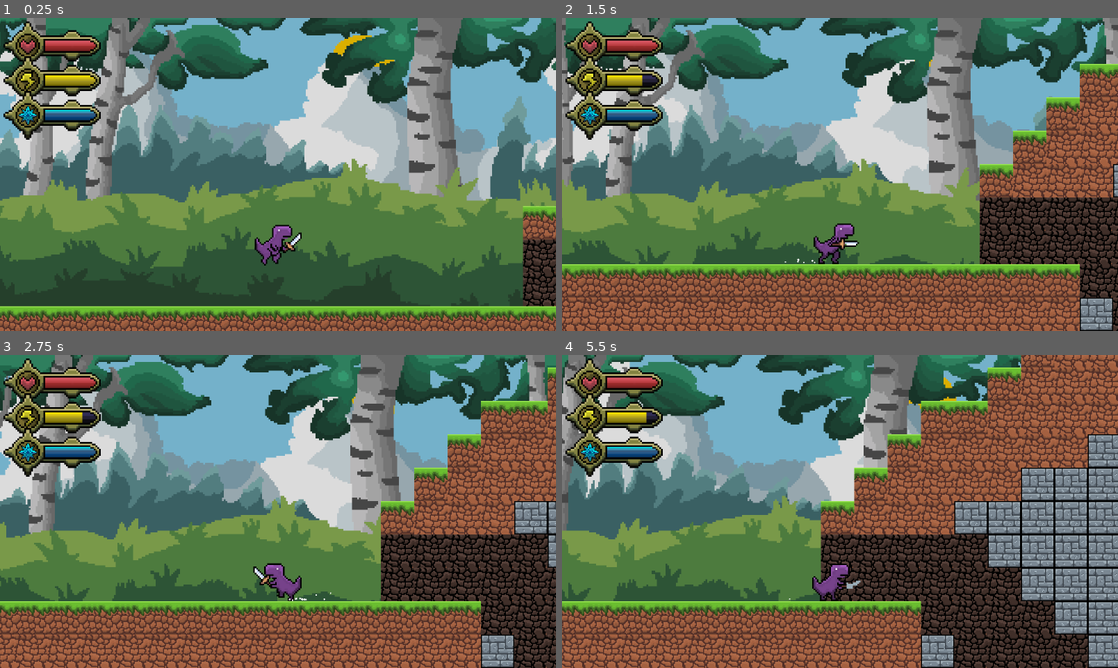
Above: before the commit, frames 1-4 (two rows, left to right).
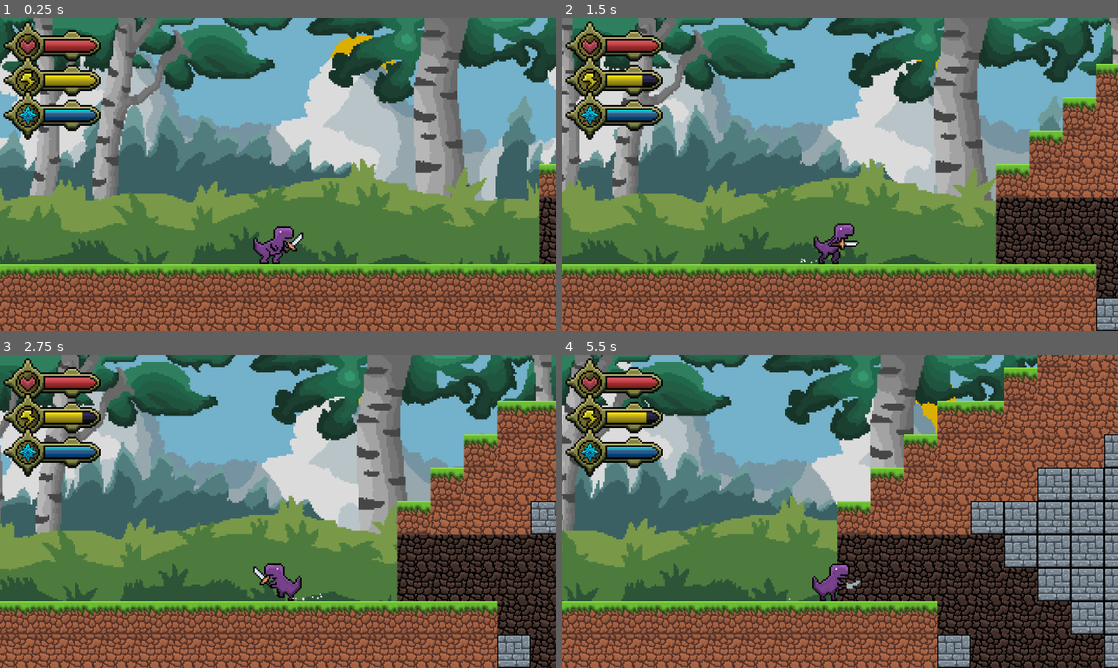
Above: after the commit, the same moments.

Repository: LeeTuah/rexvalley
Game: Godot game, scene res://game_manager.tscn
The game is run twice, just before and just after one commit, with the same random seed, the same clock (stepped at 60 frames per second) and the same inputs.
Inputs (mouse positions are in pixels of both pictures, inside the frame that each line leads up to):
- Up to frame 1 (0.25 s): no input
- Up to frame 2 (1.5 s): tap Space at 0.5 s; move the mouse to (962, 158) at 0.52 s; hold Right (ui_right) from 0.53 s (still down); tap 1 (magic_fireball) at 0.6 s; click (962, 158) at 0.67 s; tap Enter (ui_accept) at 0.77 s; move the mouse to (728, 190) at 1.27 s; right-click (728, 190) at 1.35 s
- Up to frame 3 (2.75 s): tap Enter (ui_accept) at 1.52 s; move the mouse to (333, 442) at 2.02 s; release Right (ui_right) at 2.03 s; hold Left (ui_left) from 2.03 s (still down); tap 2 (magic_shield) at 2.1 s
- Up to frame 4 (5.5 s): move the mouse to (812, 574) at 2.77 s; release Left (ui_left) at 2.78 s; hold Right (ui_right) 2.78-4.28 s; tap Alt at 2.85 s; click (812, 574) at 2.92 s; tap Enter (ui_accept) at 3.02, 3.77, 4.52 s; move the mouse to (1006, 558) at 3.52 s; tap Shift at 3.6 s; move the mouse to (673, 464) at 4.27 s; hold Left (ui_left) 4.28-5.03 s; tap 1 (magic_fireball) at 4.35 s; move the mouse to (867, 511) at 5.02 s; hold Right (ui_right) from 5.03 s (still down); hold Right mouse button (magic_initiate) from 5.03 s (still down); click (867, 511) at 5.17 s

The runs differ from the first frame. In frame 1, 38% of the frame differs, in the area x 0-100%, y 0-100%; in frame 2, 33%; in frame 3, 34%; in frame 4, 38%.

Commit message:
Adjusted zombie sword slash sprite animation

Diff:
--- a/game_manager.tscn
+++ b/game_manager.tscn
@@ -40,6 +40,6 @@
 script = ExtResource("8_dq8jp")
 
 [node name="player" parent="." unique_id=1387465769 instance=ExtResource("8_8jrwq")]
-position = Vector2(20895, 848)
+position = Vector2(20848, 976)
 
 [node name="fireball" type="Node" parent="." unique_id=157135525]
--- a/scenes/zombie/zombie.gd
+++ b/scenes/zombie/zombie.gd
@@ -28,7 +28,7 @@
 
 var attack_time = 0.0
 var ATTACK_COOLDOWNS = {
-	"sword_slash1": 0.4
+	"sword_slash1": 0.72
 }
 
 var death_timer = null
--- a/scenes/zombie/zombie.tscn
+++ b/scenes/zombie/zombie.tscn
@@ -13,25 +13,37 @@
 atlas = ExtResource("1_nlave")
 region = Rect2(64, 0, 64, 64)
 
+[sub_resource type="AtlasTexture" id="AtlasTexture_r1l86"]
+atlas = ExtResource("3_r1l86")
+region = Rect2(0, 0, 64, 64)
+
+[sub_resource type="AtlasTexture" id="AtlasTexture_rovuw"]
+atlas = ExtResource("3_r1l86")
+region = Rect2(64, 0, 64, 64)
+
 [sub_resource type="AtlasTexture" id="AtlasTexture_d2kyw"]
 atlas = ExtResource("3_r1l86")
-region = Rect2(0, 0, 64, 64)
+region = Rect2(128, 0, 64, 64)
 
 [sub_resource type="AtlasTexture" id="AtlasTexture_1eykj"]
 atlas = ExtResource("3_r1l86")
-region = Rect2(64, 0, 64, 64)
+region = Rect2(192, 0, 64, 64)
 
 [sub_resource type="AtlasTexture" id="AtlasTexture_lamel"]
 atlas = ExtResource("3_r1l86")
-region = Rect2(128, 0, 64, 64)
+region = Rect2(256, 0, 64, 64)
 
 [sub_resource type="AtlasTexture" id="AtlasTexture_x18kf"]
 atlas = ExtResource("3_r1l86")
-region = Rect2(192, 0, 64, 64)
+region = Rect2(320, 0, 64, 64)
 
 [sub_resource type="AtlasTexture" id="AtlasTexture_ltkux"]
 atlas = ExtResource("3_r1l86")
-region = Rect2(256, 0, 64, 64)
+region = Rect2(384, 0, 64, 64)
+
+[sub_resource type="AtlasTexture" id="AtlasTexture_iiuu8"]
+atlas = ExtResource("3_r1l86")
+region = Rect2(448, 0, 64, 64)
 
 [sub_resource type="AtlasTexture" id="AtlasTexture_aymqy"]
 atlas = ExtResource("4_rovuw")
@@ -72,6 +84,12 @@
 }, {
 "frames": [{
 "duration": 1.0,
+"texture": SubResource("AtlasTexture_r1l86")
+}, {
+"duration": 1.0,
+"texture": SubResource("AtlasTexture_rovuw")
+}, {
+"duration": 1.0,
 "texture": SubResource("AtlasTexture_d2kyw")
 }, {
 "duration": 1.0,
@@ -85,10 +103,13 @@
 }, {
 "duration": 1.0,
 "texture": SubResource("AtlasTexture_ltkux")
+}, {
+"duration": 1.0,
+"texture": SubResource("AtlasTexture_iiuu8")
 }],
 "loop": 0,
 "name": &"sword_slash1",
-"speed": 9.0
+"speed": 11.0
 }, {
 "frames": [{
 "duration": 1.0,
@@ -154,7 +175,7 @@
 scale = Vector2(4.5, 4.5)
 sprite_frames = SubResource("SpriteFrames_nrgbc")
 animation = &"sword_slash1"
-frame = 4
+frame = 7
 frame_progress = 1.0
 
 [node name="zombie_hitbox" type="CollisionShape2D" parent="." unique_id=806944028]
Binary file changed: assets/enemies/zombie-slash1.png
